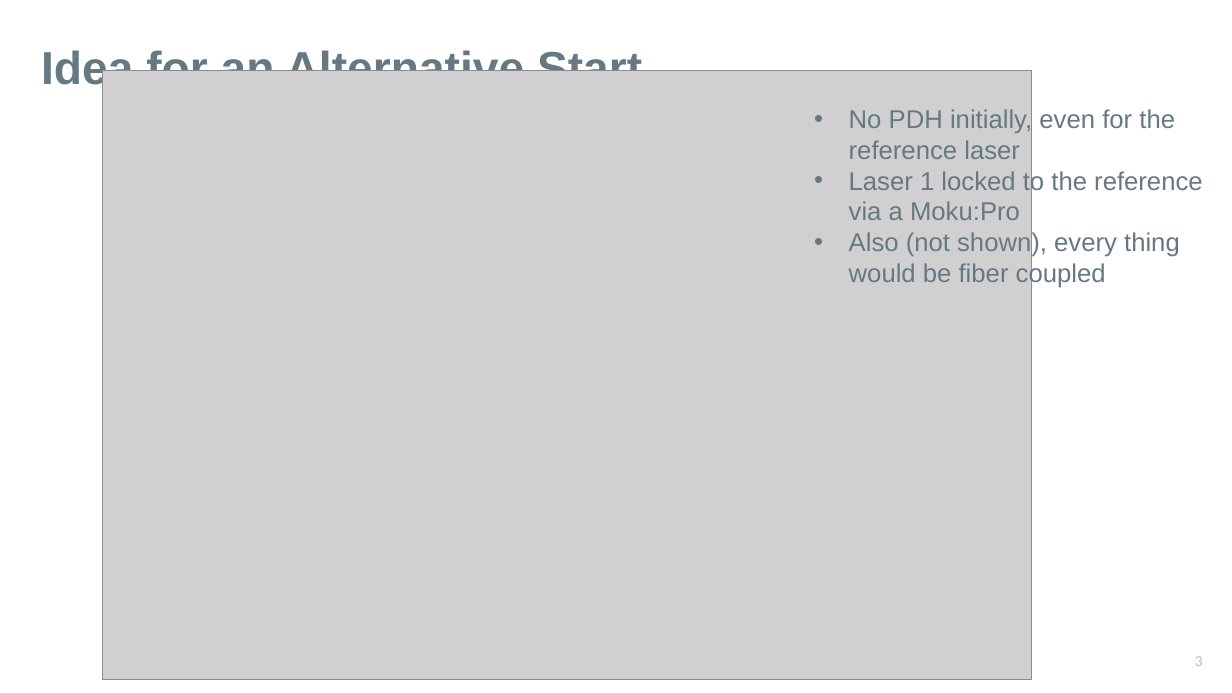
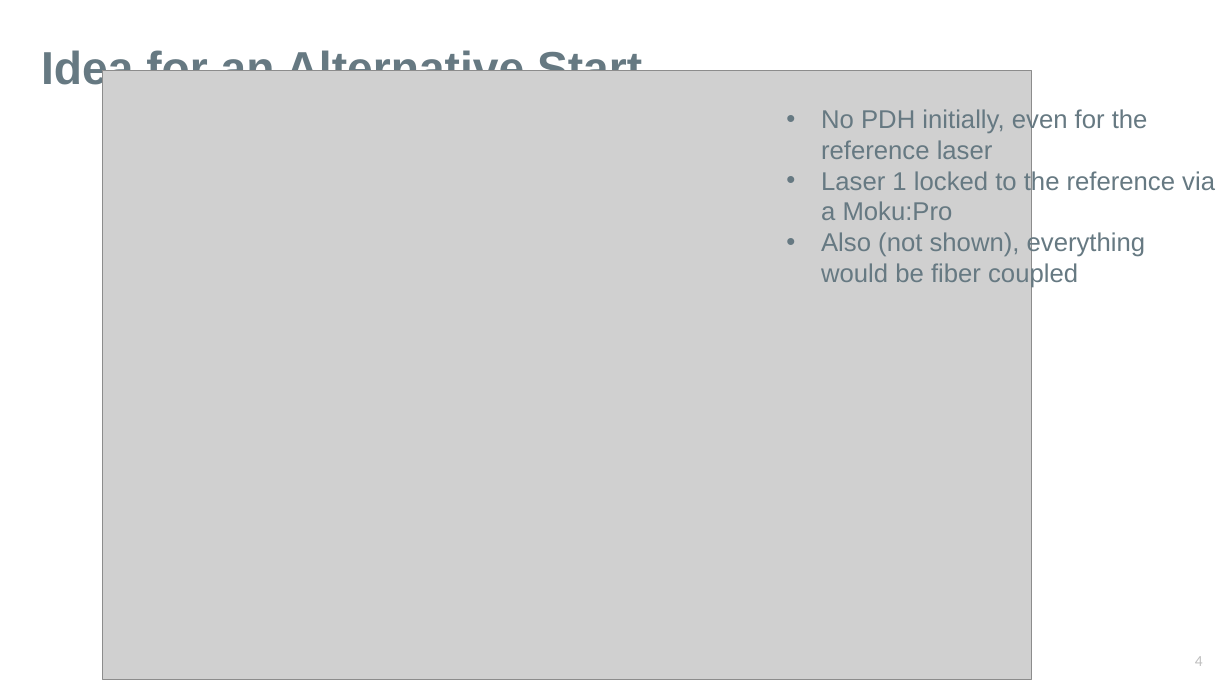
Before and after one commit to karinkruuse/VSC-random, a slide deck: slide 4 of seminar updates.pptx (slide 3 before the commit). Drawn at 1232x693 pixels with LibreOffice and Linux fonts; fonts in the diff are those of the drawing; grey boxes stand for pictures. Boxes give left, top, right and bottom in pixels: in the first picture for what was removed or moved away, otherwise in the second. Text is boxed around its words. In the diff, an @@ line names an element or a change of style, - is before the commit and + after.

Commit message:
ok

```diff
--- a/seminar updates.pptx
+++ b/seminar updates.pptx
@@ text "No PDH initially, even for ...": place and size @@
-text "No PDH initially, even for ..." at [849,107,1202,288]
+text "No PDH initially, even for ..." at [821,107,1215,288]
@@ text at [821,231,1145,288]: spaces changed @@
-• Also (not shown), every thing would be fiber coupled
+• Also (not shown), everything would be fiber coupled
@@ page number at [1195,656,1203,666]: text changed @@
-3
+4
```
Also in this commit, not shown: 1 other slide changed.
